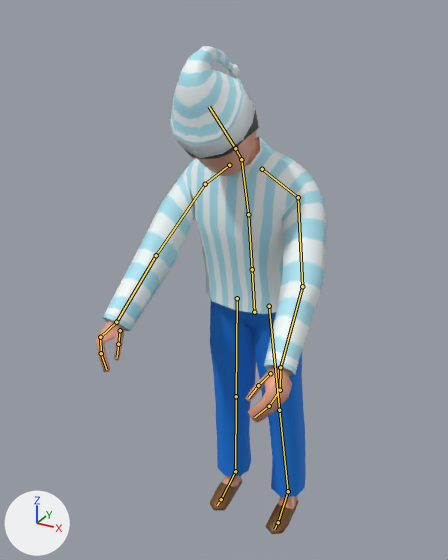
What one commit did to the Blender file game/Blend/character.blend.
Camera for both pictures: a 50 mm lens placed at (0.817, -1.702, 2.22), pointed at (-0.105, -0.025, 1.381). The axes (+X, +Y, +Z) are drawn at lower left. The lights are the same throughout. Both versions are drawn at frame 19 of the action 'Jump'; the numbers are the values there. The bones that bend it are drawn over the model as lines.

In view in the first picture: 'Cuerpo', 'Pelo', 'Zapato', 'gorro', 'pantalones', 'polera'.
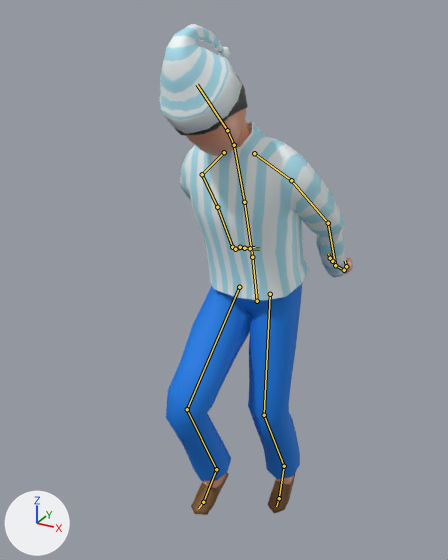
Changed parts and their boxes [x1, y1, x2, y2] in the pictures (448 x 560 px):
'polera', posed (25% narrower, 25% shorter): before [103, 137, 326, 376]; after [180, 122, 348, 301]
'pantalones', posed (41% wider): before [210, 300, 306, 497]; after [166, 284, 302, 481]
'gorro', posed: before [170, 46, 255, 158]; after [159, 24, 242, 134]
'Cuerpo', posed (17% narrower): before [95, 130, 297, 509]; after [186, 109, 353, 510]
'Zapato', posed (19% wider, 17% shorter): before [210, 481, 298, 534]; after [191, 471, 296, 515]
'Pelo', posed: before [185, 98, 259, 159]; after [175, 76, 247, 135]
bone 'Caderas', root to tip: before (254, 312) to (252, 269); after (257, 301) to (252, 257)
bone 'Estomago', root to tip: before (252, 269) to (248, 214); after (252, 257) to (244, 202)
bone 'Pecho', root to tip: before (248, 214) to (241, 159); after (244, 202) to (234, 145)
bone 'Cuello', root to tip: before (241, 159) to (235, 148); after (234, 145) to (227, 130)
bone 'Cabeza', root to tip: before (235, 148) to (209, 106); after (227, 130) to (197, 84)
bone 'brazo.L', root to tip: before (298, 197) to (302, 286); after (291, 180) to (328, 223)
bone 'antebrazo.L', root to tip: before (302, 286) to (280, 367); after (328, 223) to (335, 265)
bone 'mano.L', root to tip: before (280, 367) to (280, 390); after (335, 265) to (344, 270)
bone 'dedos01.L', root to tip: before (280, 390) to (269, 406); after (344, 270) to (346, 266)
bone 'pulgar01.L', root to tip: before (270, 373) to (258, 385); after (332, 261) to (330, 258)
bone 'brazo.R', root to tip: before (205, 184) to (156, 255); after (202, 174) to (217, 207)
bone 'antebrazo.R', root to tip: before (156, 255) to (116, 322); after (217, 207) to (232, 247)
bone 'mano.R', root to tip: before (116, 322) to (100, 337); after (232, 247) to (235, 249)
bone 'dedos01.R', root to tip: before (100, 337) to (101, 353); after (235, 249) to (244, 248)
bone 'pulgar01.R', root to tip: before (120, 330) to (118, 344); after (240, 247) to (250, 248)
bone 'dedosPie.R', root to tip: before (221, 499) to (217, 505); after (203, 502) to (198, 508)

The change, as a diff of the scene's bpy script:
```diff
--- a/game/Blend/character.blend.py
+++ b/game/Blend/character.blend.py
@@ bone_caderas @@
 bone_caderas = bpy.data.objects['Armature'].pose.bones['Caderas']
-bone_caderas.location = (0.0, 0.387, -0.029)
-bone_caderas.rotation_quaternion = (0.999, 0.043, 0.0, 0.0)  # degrees (5, 0, 0)
+bone_caderas.location = (0.0, 0.419, -0.05)
+bone_caderas.rotation_quaternion = (0.998, 0.035, -0.041, 0.026)  # degrees (4, -5, 3)
@@ bone_estomago @@
 bone_estomago = bpy.data.objects['Armature'].pose.bones['Estomago']  # child of 'Caderas'
-bone_estomago.rotation_quaternion = (0.998, 0.067, 0.0, 0.0)  # degrees (8, 0, 0)
+bone_estomago.rotation_quaternion = (0.996, 0.091, -0.005, 0.004)  # degrees (10, -1, 0)
@@ bone_pecho @@
 bone_pecho = bpy.data.objects['Armature'].pose.bones['Pecho']  # child of 'Estomago'
-bone_pecho.rotation_quaternion = (0.997, 0.073, 0.0, 0.0)  # degrees (8, 0, 0)
+bone_pecho.rotation_quaternion = (0.999, 0.029, 0.025, 0.009)  # degrees (3, 3, 1)
@@ bone_cuello @@
 bone_cuello = bpy.data.objects['Armature'].pose.bones['Cuello']  # child of 'Pecho'
-bone_cuello.rotation_quaternion = (0.998, 0.063, 0.0, 0.0)  # degrees (7, 0, 0)
+bone_cuello.rotation_quaternion = (1.0, 0.0, 0.0, 0.0)  # degrees (0, 0, 0)
@@ bone_cabeza @@
 bone_cabeza = bpy.data.objects['Armature'].pose.bones['Cabeza']  # child of 'Cuello'
-bone_cabeza.rotation_quaternion = (0.985, 0.17, 0.0, 0.0)  # degrees (20, 0, 0)
+bone_cabeza.rotation_quaternion = (0.972, 0.233, -0.024, -0.008)  # degrees (27, -2, -2)
@@ bone_brazo_l @@
 bone_brazo_l = bpy.data.objects['Armature'].pose.bones['brazo.L']  # child of 'hombro.L'
-bone_brazo_l.rotation_quaternion = (0.899, 0.436, -0.052, 0.01)  # degrees (52, -6, -2)
+bone_brazo_l.rotation_quaternion = (0.943, -0.258, 0.101, -0.185)  # degrees (-32, 5, -24)
@@ bone_antebrazo_l @@
 bone_antebrazo_l = bpy.data.objects['Armature'].pose.bones['antebrazo.L']  # child of 'brazo.L'
-bone_antebrazo_l.rotation_quaternion = (0.967, -0.007, 0.251, 0.03)  # degrees (0, 29, 4)
+bone_antebrazo_l.rotation_quaternion = (0.862, -0.025, 0.507, -0.013)  # degrees (-7, 61, -6)
@@ bone_mano_l @@
 bone_mano_l = bpy.data.objects['Armature'].pose.bones['mano.L']  # child of 'antebrazo.L'
-bone_mano_l.rotation_quaternion = (1.0, 0.0, 0.0, 0.0)  # degrees (0, 0, 0)
+bone_mano_l.rotation_quaternion = (0.954, -0.124, 0.1, -0.254)  # degrees (-17, 7, -31)
@@ bone_dedos01_l @@
 bone_dedos01_l = bpy.data.objects['Armature'].pose.bones['dedos01.L']  # child of 'mano.L'
-bone_dedos01_l.rotation_quaternion = (1.0, 0.0, 0.0, 0.0)  # degrees (0, 0, 0)
+bone_dedos01_l.rotation_quaternion = (0.992, 0.003, 0.039, 0.119)  # degrees (1, 4, 14)
@@ bone_pulgar01_l @@
 bone_pulgar01_l = bpy.data.objects['Armature'].pose.bones['pulgar01.L']  # child of 'mano.L'
-bone_pulgar01_l.rotation_quaternion = (1.0, 0.0, 0.0, 0.0)  # degrees (0, 0, 0)
+bone_pulgar01_l.rotation_quaternion = (0.996, 0.012, -0.052, -0.073)  # degrees (2, -6, -8)
@@ bone_brazo_r @@
 bone_brazo_r = bpy.data.objects['Armature'].pose.bones['brazo.R']  # child of 'hombro.R'
-bone_brazo_r.rotation_quaternion = (0.899, 0.436, 0.052, -0.01)  # degrees (52, 6, 2)
+bone_brazo_r.rotation_quaternion = (0.958, -0.282, -0.023, 0.052)  # degrees (-33, -1, 6)
@@ bone_antebrazo_r @@
 bone_antebrazo_r = bpy.data.objects['Armature'].pose.bones['antebrazo.R']  # child of 'brazo.R'
-bone_antebrazo_r.rotation_quaternion = (0.967, -0.007, -0.251, -0.03)  # degrees (0, -29, -4)
+bone_antebrazo_r.rotation_quaternion = (0.862, -0.025, -0.507, 0.013)  # degrees (-7, -61, 6)
@@ bone_mano_r @@
 bone_mano_r = bpy.data.objects['Armature'].pose.bones['mano.R']  # child of 'antebrazo.R'
-bone_mano_r.rotation_quaternion = (1.0, 0.0, 0.0, 0.0)  # degrees (0, 0, 0)
+bone_mano_r.rotation_quaternion = (0.954, -0.148, -0.024, 0.26)  # degrees (-17, 2, 30)
@@ bone_dedos01_r @@
 bone_dedos01_r = bpy.data.objects['Armature'].pose.bones['dedos01.R']  # child of 'mano.R'
-bone_dedos01_r.rotation_quaternion = (1.0, 0.0, 0.0, 0.0)  # degrees (0, 0, 0)
+bone_dedos01_r.rotation_quaternion = (0.992, 0.003, -0.039, -0.119)  # degrees (1, -4, -14)
@@ bone_pulgar01_r @@
 bone_pulgar01_r = bpy.data.objects['Armature'].pose.bones['pulgar01.R']  # child of 'mano.R'
-bone_pulgar01_r.rotation_quaternion = (1.0, 0.0, 0.0, 0.0)  # degrees (0, 0, 0)
+bone_pulgar01_r.rotation_quaternion = (0.996, 0.012, 0.052, 0.073)  # degrees (2, 6, 8)
@@ bone_dedospie_r @@
 bone_dedospie_r = bpy.data.objects['Armature'].pose.bones['dedosPie.R']  # child of 'pie.R'
-bone_dedospie_r.rotation_quaternion = (1.0, 0.0, 0.0, 0.0)  # degrees (0, 0, 0)
+bone_dedospie_r.rotation_quaternion = (0.981, 0.195, 0.008, 0.002)  # degrees (23, 1, 0)
@@ bone_leg_ik_l @@
 bone_leg_ik_l = bpy.data.objects['Armature'].pose.bones['Leg IK.L']
-bone_leg_ik_l.location = (0.0, 0.037, -0.383)
-bone_leg_ik_l.rotation_quaternion = (1.0, 0.0, 0.0, 0.0)  # degrees (0, 0, 0)
+bone_leg_ik_l.location = (0.04, 0.071, -0.478)
+bone_leg_ik_l.rotation_quaternion = (0.975, -0.223, 0.0, 0.0)  # degrees (-26, 0, 0)
@@ bone_leg_ik_r @@
 bone_leg_ik_r = bpy.data.objects['Armature'].pose.bones['Leg IK.R']
-bone_leg_ik_r.location = (0.0, 0.037, -0.383)
-bone_leg_ik_r.rotation_quaternion = (1.0, 0.0, 0.0, 0.0)  # degrees (0, 0, 0)
+bone_leg_ik_r.location = (-0.04, -0.2, -0.58)
+bone_leg_ik_r.rotation_quaternion = (0.98, -0.199, 0.0, 0.0)  # degrees (-23, 0, 0)
```
